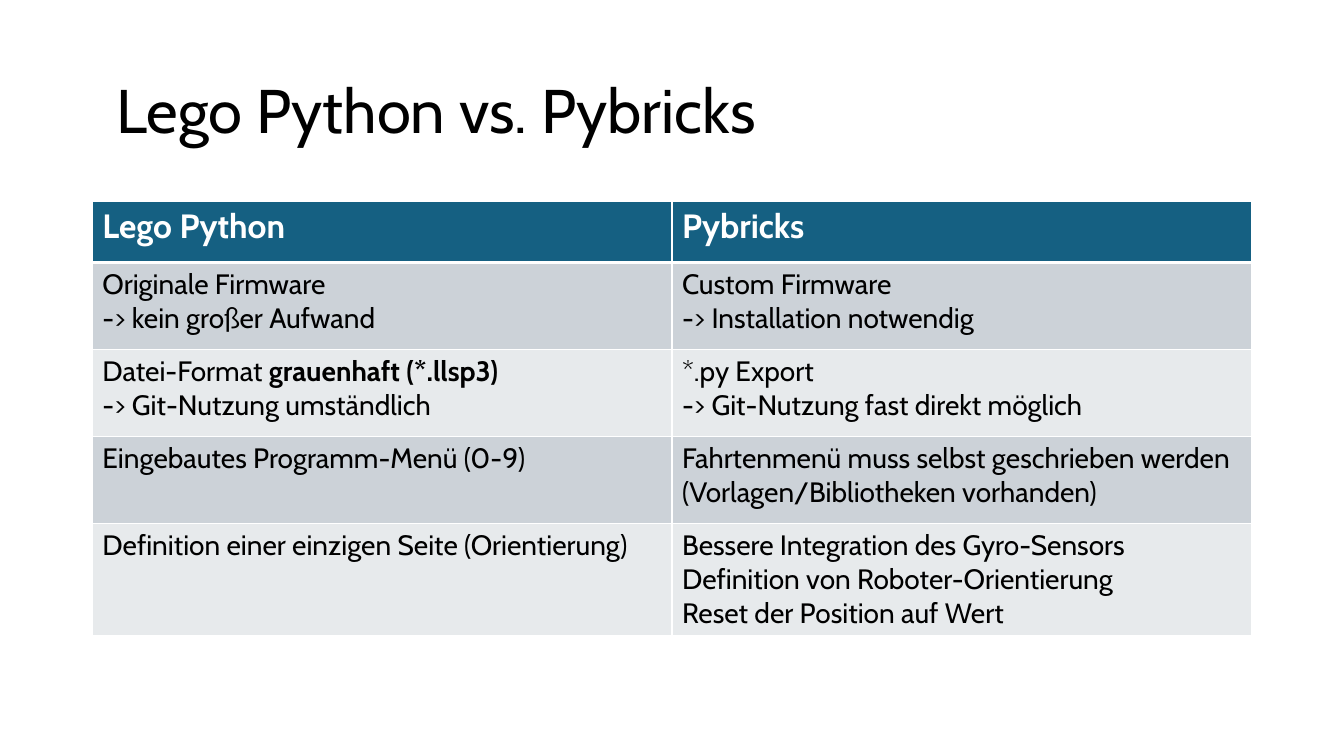
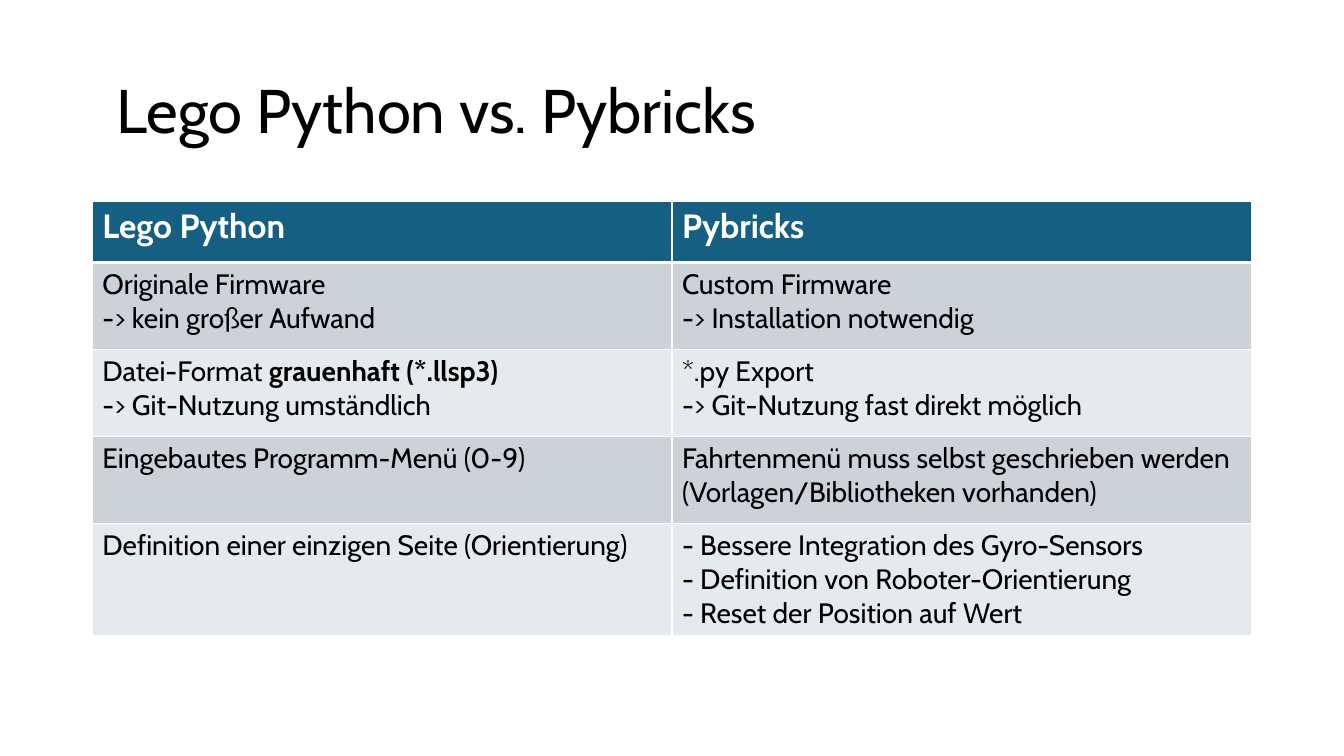
Before and after one commit to Mac-Lego-RMS/HoT_Meetup_2024, a slide deck: slide 15 of HoT-Meetup_2024_Pybricks.pptx (slide 17 before the commit). Drawn at 1344x756 pixels with LibreOffice and Linux fonts; fonts in the diff are those of the drawing. Boxes give left, top, right and bottom in pixels: in the first picture for what was removed or moved away, otherwise in the second. Text is boxed around its words. In the diff, an @@ line names an element or a change of style, - is before the commit and + after.

```diff
--- a/HoT-Meetup_2024_Pybricks.pptx
+++ b/HoT-Meetup_2024_Pybricks.pptx
@@ table at [93, 202, 1252, 635] @@
-row 5, column 2: Bessere Integration des Gyro-Sensors Definition von Roboter-Orientierung / Reset der Position auf Wert
+row 5, column 2: - Bessere Integration des Gyro-Sensors - Definition von Roboter-Orientierung / - Reset der Position auf Wert
```
Also in this commit, not shown: 8 other slides changed, 2 slides added, 3 slides removed.
